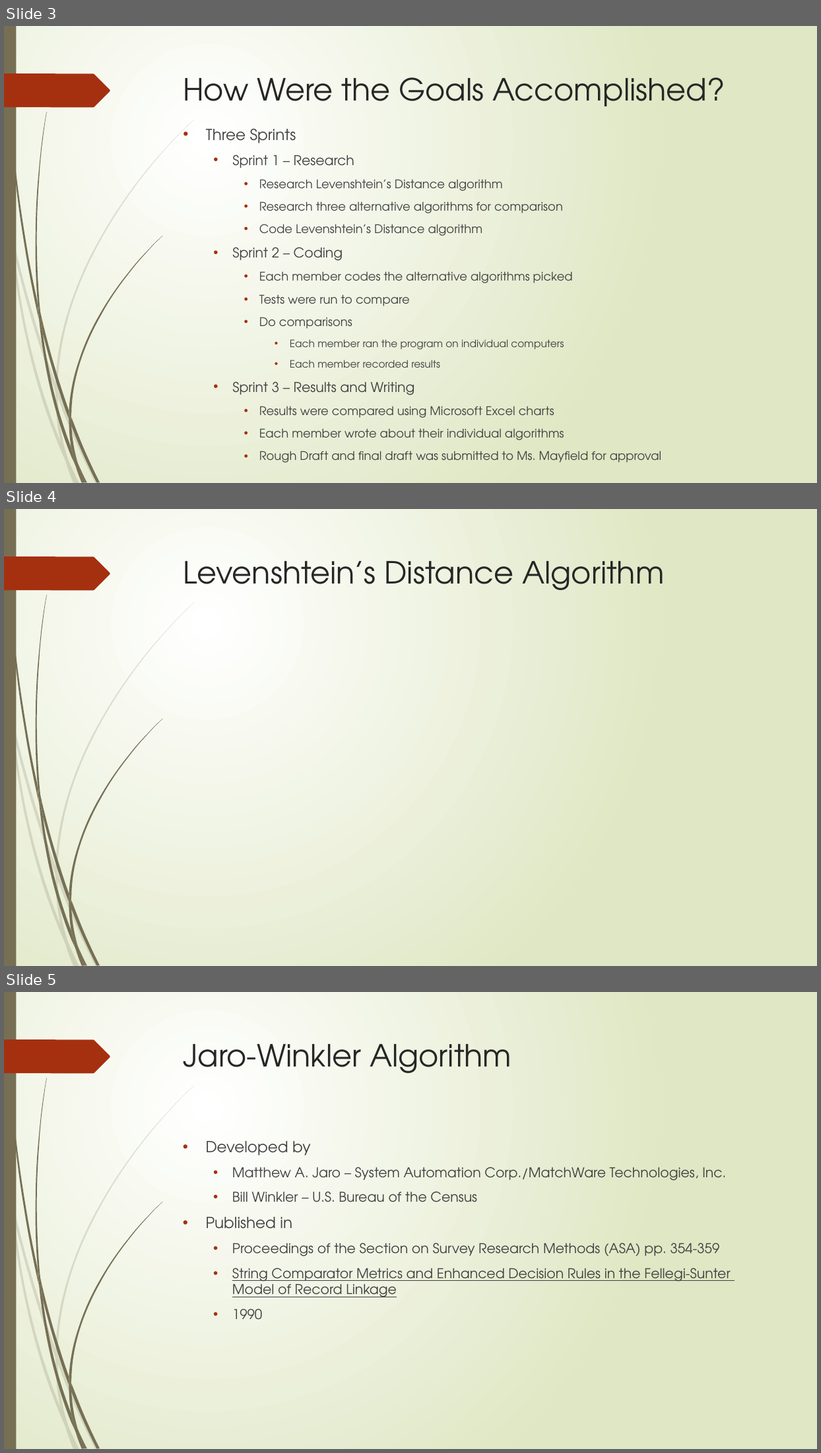
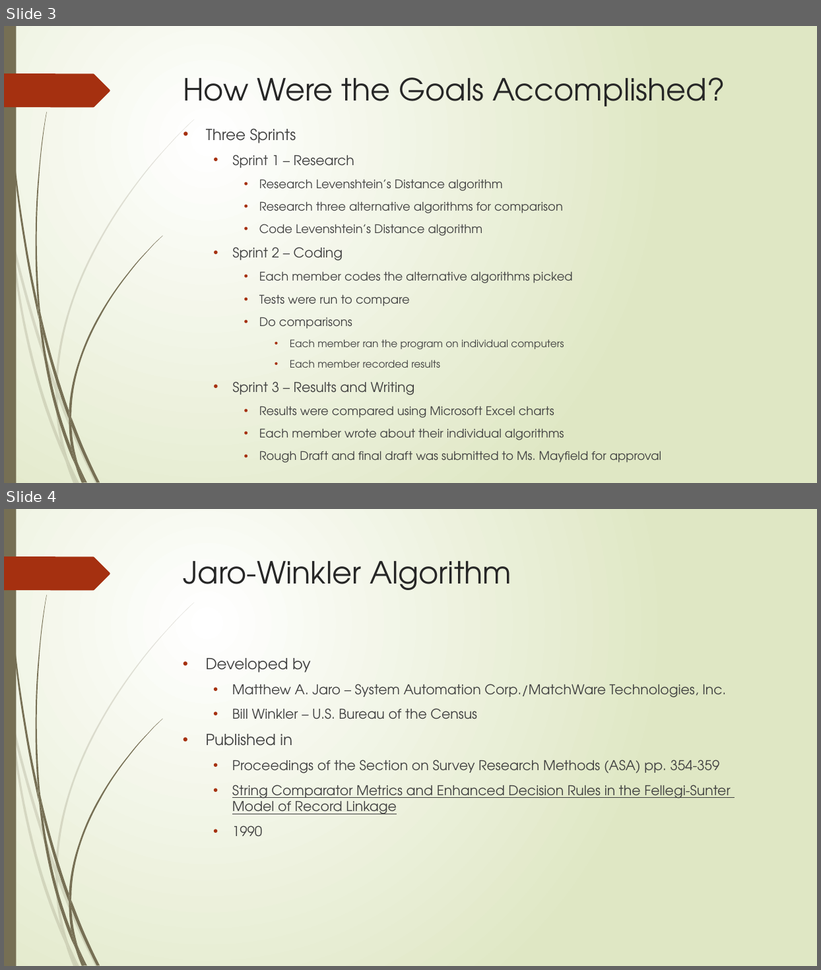
Before and after one commit to AthensStateComputerScience/DigitalHumanities, a slide deck: PowerPoint/Digital Humanities.pptx. Shown one above the other, each under a label of ours: slides 3, 4 and 5 before the commit, slides 3 and 4 after it. The pictures are 821x1453 and 821x970 pixels, drawn with LibreOffice and Linux fonts; fonts in the diff are those of the drawing. Boxes give left, top, right and bottom in pixels: in the first picture for what was removed or moved away, otherwise in the second. Text is boxed around its words. In the diff, an @@ line names an element or a change of style, - is before the commit and + after.

```diff
--- a/PowerPoint/Digital Humanities.pptx
+++ b/PowerPoint/Digital Humanities.pptx
@@ slide 4 removed at [4,509,817,966], background gradient #FFFFFF to #DFE8C4; not listed: 24 template elements that a slide beside it also shows @@
@@ title removed at [183,561,664,590] @@
-Levenshtein’s Distance Algorithm
@@ what was slide 5 is now slide 4 @@
```
Also in this commit, not shown: 1 slide changed.
